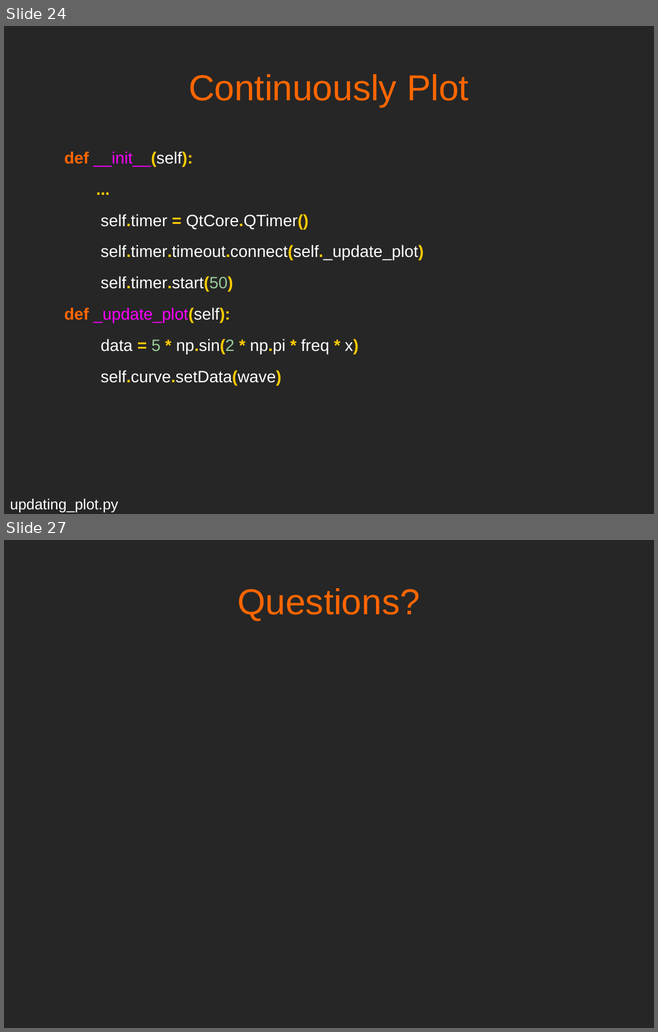
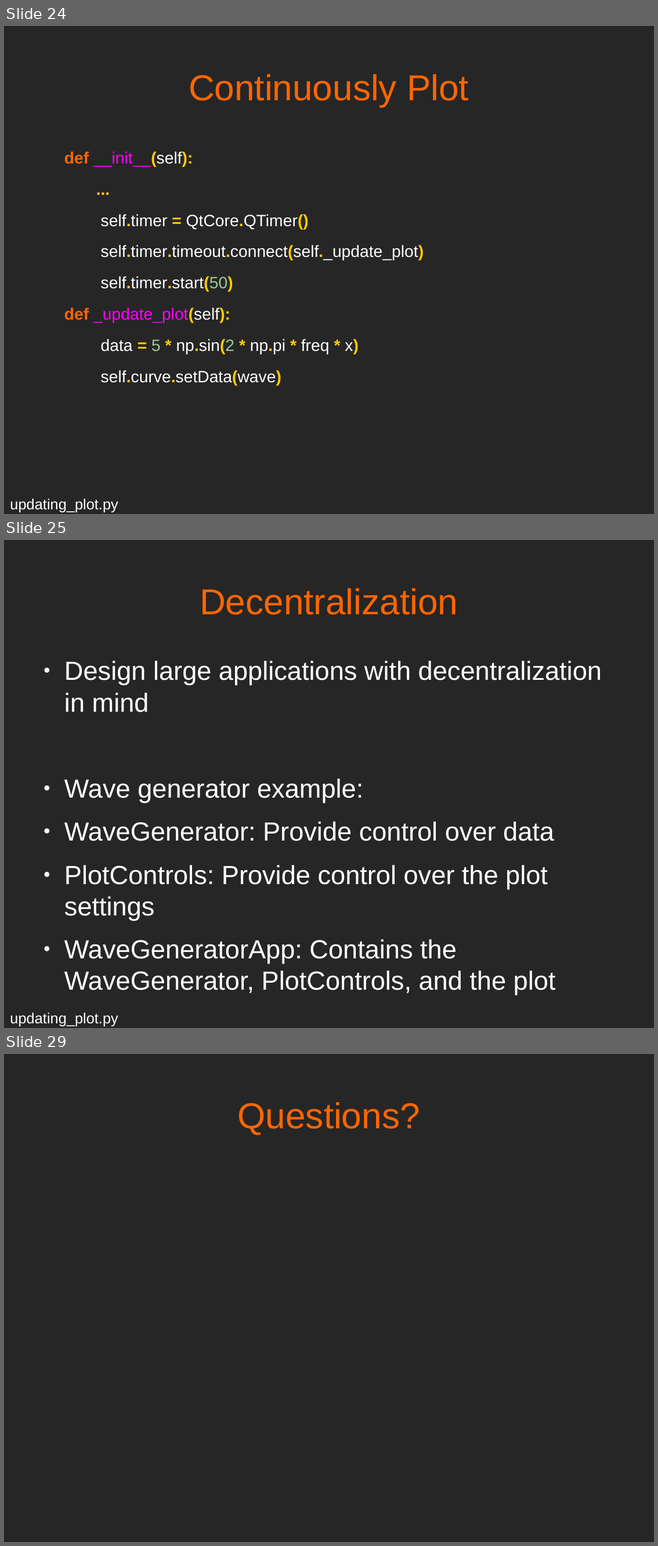
Before and after one commit to mfarhan12/qt-presentation, a slide deck: OPAG QT Presentation.odp. Shown one above the other, each under a label of ours: slides 24 and 27 before the commit, slides 24, 25 and 29 after it; the slides between them are not shown. The pictures are 658x1032 and 658x1546 pixels, drawn with LibreOffice and Linux fonts; fonts in the diff are those of the drawing. Boxes give left, top, right and bottom in pixels: in the first picture for what was removed or moved away, otherwise in the second. Text is boxed around its words. In the diff, an @@ line names an element or a change of style, - is before the commit and + after.

Commit message:
renamed sig gen directory, added decentralization slide

```diff
--- a/OPAG QT Presentation.odp
+++ b/OPAG QT Presentation.odp
@@ slide 25 added at (x1=4, y1=540, x2=654, y2=1028), background #262626 @@
@@ text added at (x1=199, y1=588, x2=458, y2=615), 44 pt, text #FF6600 @@
+Decentralization
@@ text added at (x1=64, y1=661, x2=601, y2=995), 32 pt, text #FFFFFF @@
+● Design large applications with decentralization in mind
+● Wave generator example:
+● WaveGenerator: Provide control over data
+● PlotControls: Provide control over the plot settings
+● WaveGeneratorApp: Contains the WaveGenerator, PlotControls, and the plot
@@ text added at (x1=10, y1=1012, x2=118, y2=1026), 18 pt, text #FFFFFF @@
+updating_plot.py
@@ what was slide 27 is now slide 29 @@
```
Also in this commit, not shown: 2 slides changed, 1 other slide added, 6 other files.
